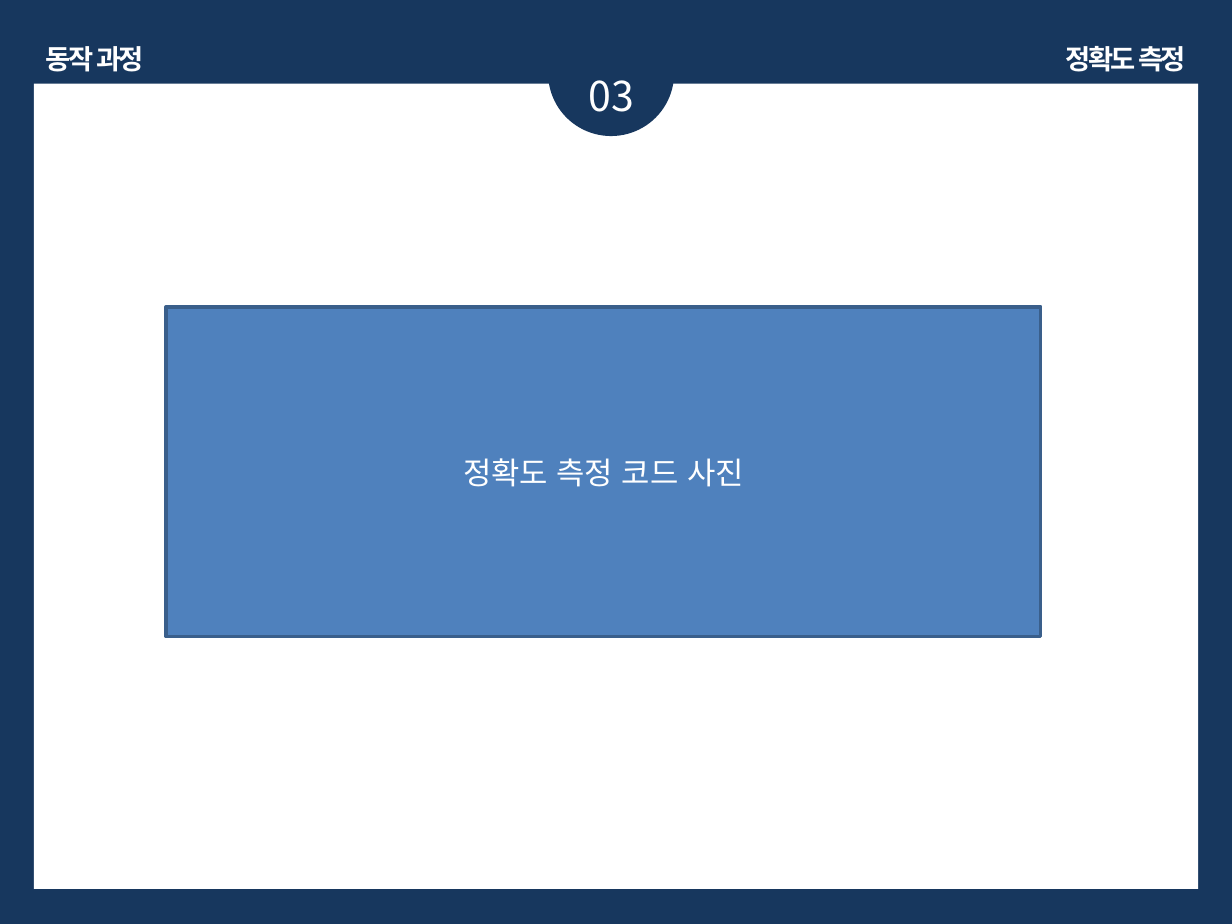
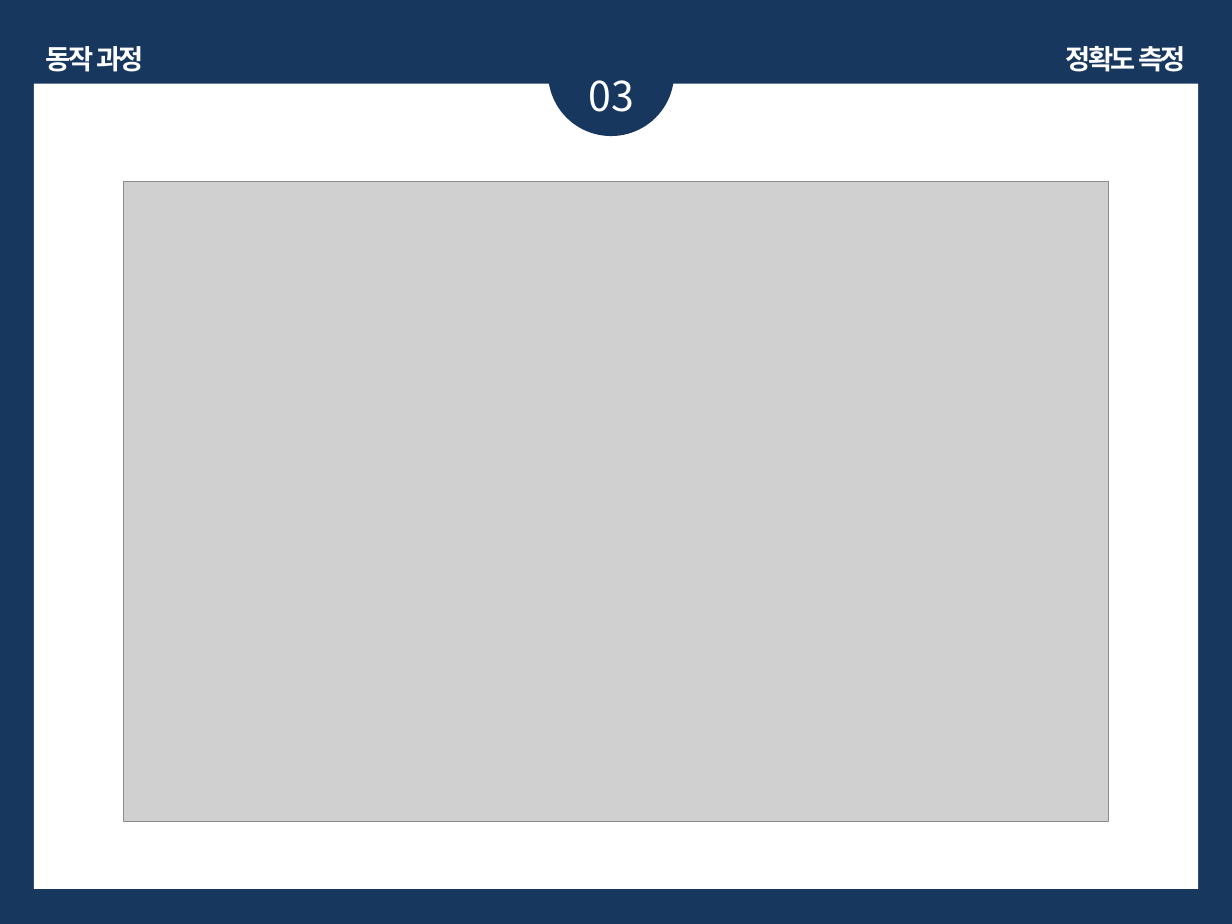
Before and after one commit to charvirus/textmask, a slide deck: slide 9 of textmask.pptx. Drawn at 1232x924 pixels with LibreOffice and Linux fonts; fonts in the diff are those of the drawing; grey boxes stand for pictures. Boxes give left, top, right and bottom in pixels: in the first picture for what was removed or moved away, otherwise in the second. Text is boxed around its words. In the diff, an @@ line names an element or a change of style, - is before the commit and + after.

```diff
--- a/textmask.pptx
+++ b/textmask.pptx
@@ picture added at (123, 181, 1109, 822) @@
@@ rectangle removed at (166, 307, 1041, 637) @@
-정확도 측정 코드 사진
```
Also in this commit, not shown: 1 other slide changed, 4 other files.
